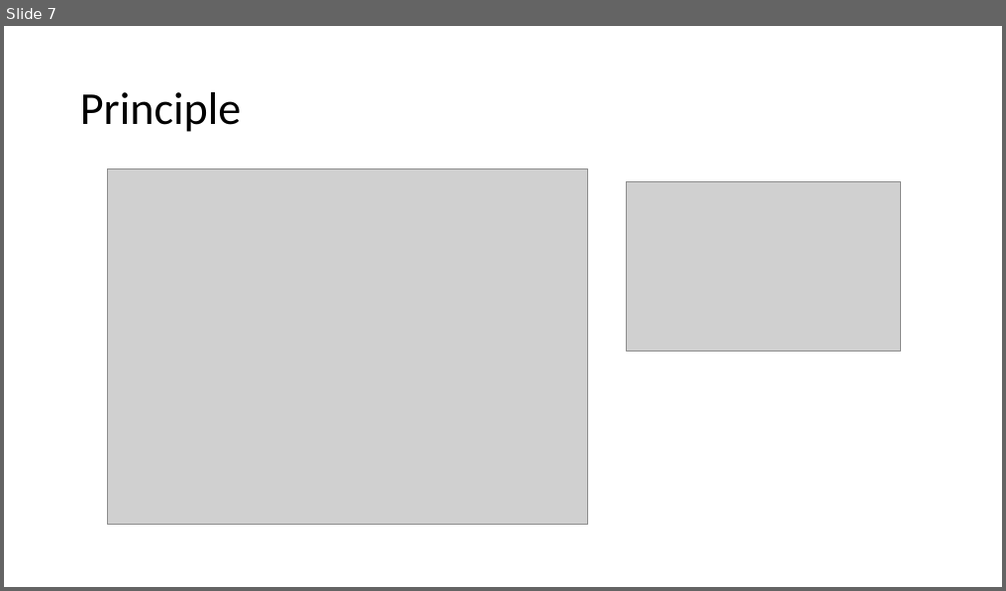
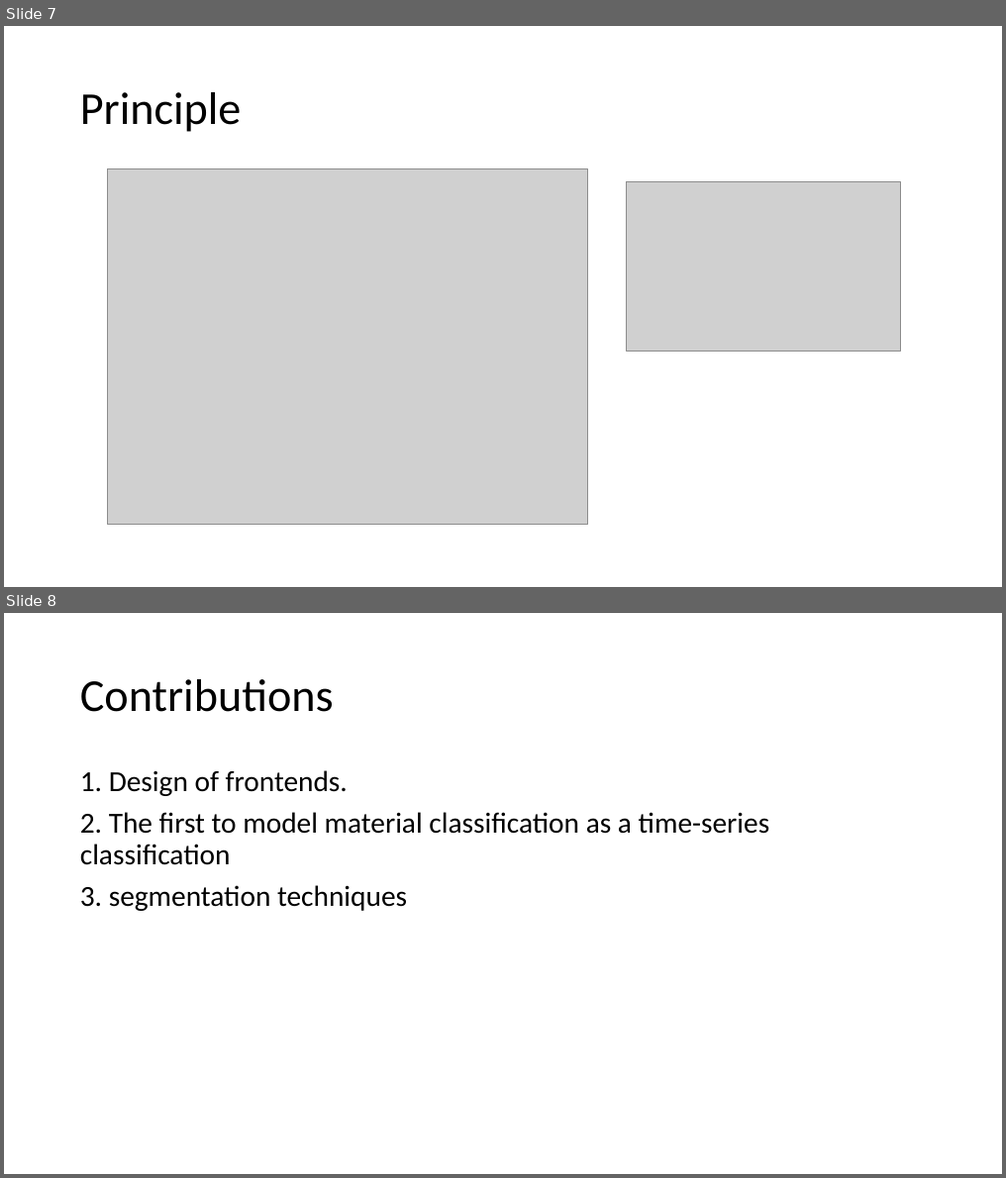
Before and after one commit to MegaYEye/MaterialClassification, a slide deck: Material Classifier.pptx. Shown one above the other, each under a label of ours: slide 7 before the commit, slides 7 and 8 after it. The pictures are 1006x591 and 1006x1178 pixels, drawn with LibreOffice and Linux fonts; fonts in the diff are those of the drawing; grey boxes stand for pictures. Boxes give left, top, right and bottom in pixels: in the first picture for what was removed or moved away, otherwise in the second. Text is boxed around its words. In the diff, an @@ line names an element or a change of style, - is before the commit and + after.

```diff
--- a/Material Classifier.pptx
+++ b/Material Classifier.pptx
@@ slide 8 added at [4,613,1002,1174], background #FFFFFF @@
@@ title added at [80,679,334,712], 44 pt, text #000000 @@
+Contributions
@@ text added at [80,770,770,911], 28 pt, text #000000 @@
+1. Design of frontends.
+2. The first to model material classification as a time-series classification
+3. segmentation techniques
```
